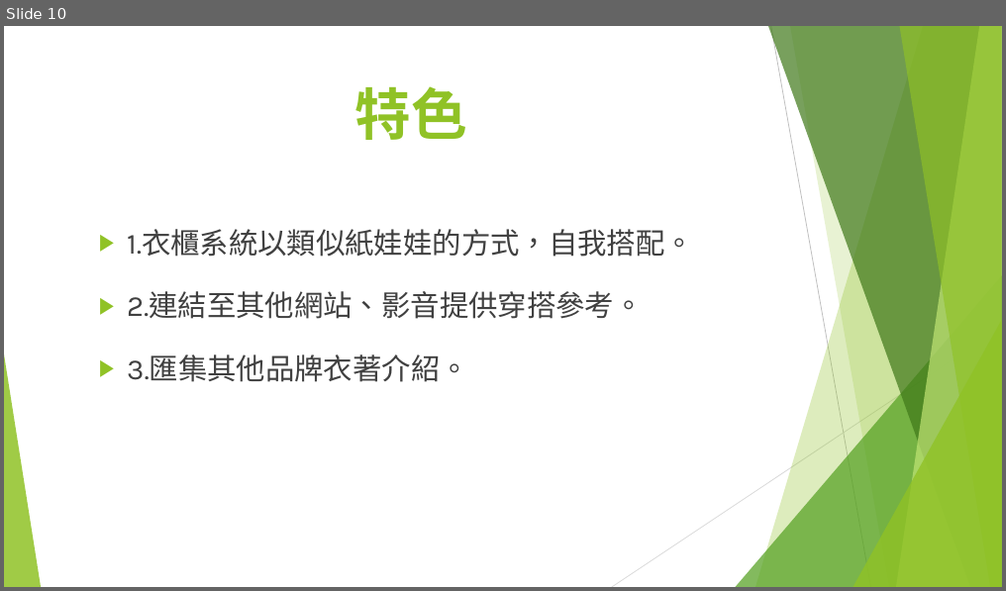
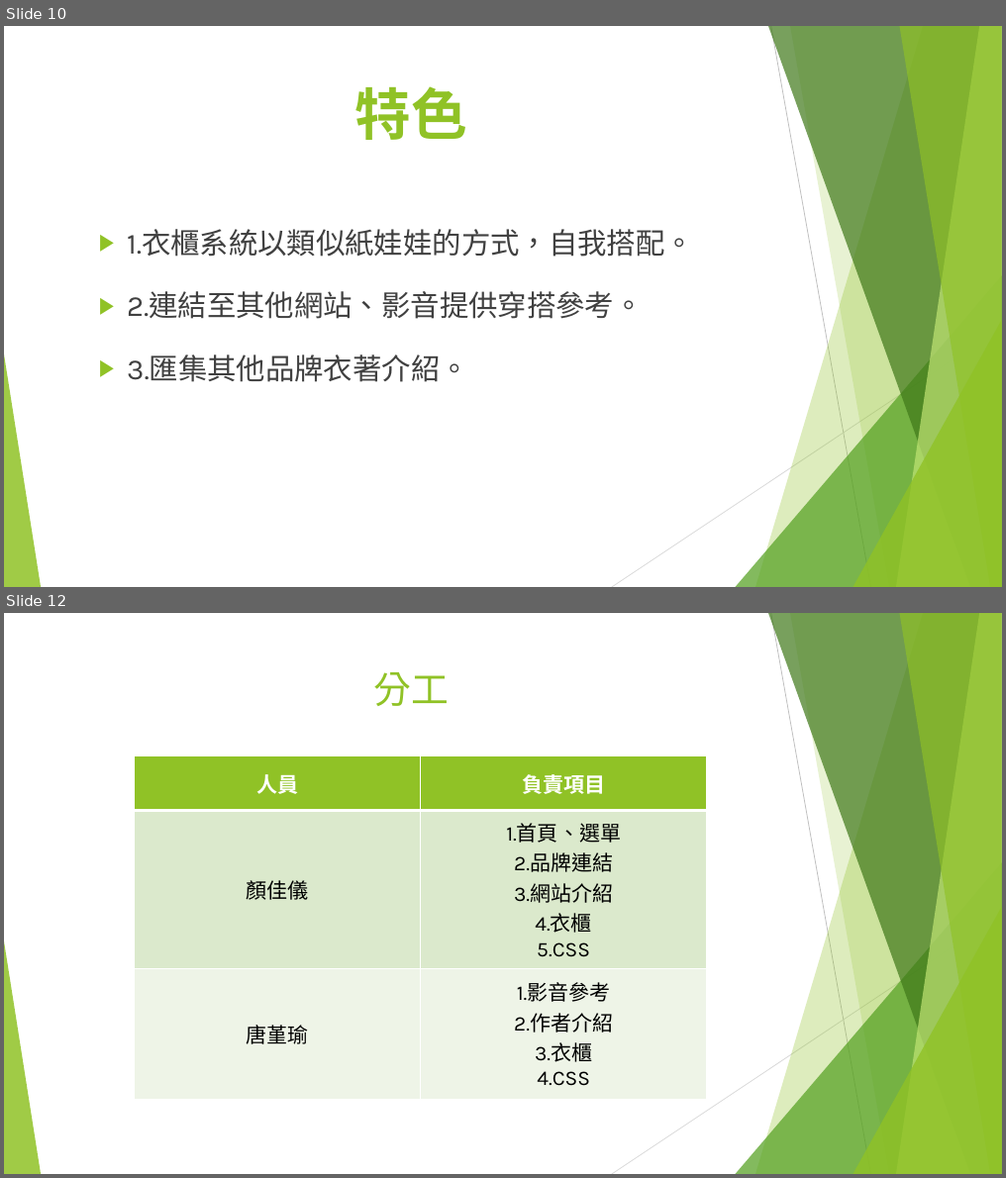
Before and after one commit to happy1103/SecretCloset, a slide deck: Webprograming/document/00457004+00457013.pptx. Shown one above the other, each under a label of ours: slide 10 before the commit, slides 10 and 12 after it; the slides between them are not shown. The pictures are 1006x591 and 1006x1178 pixels, drawn with LibreOffice and Linux fonts; fonts in the diff are those of the drawing. Boxes give left, top, right and bottom in pixels: in the first picture for what was removed or moved away, otherwise in the second. Text is boxed around its words. In the diff, an @@ line names an element or a change of style, - is before the commit and + after.

```diff
--- a/Webprograming/document/00457004+00457013.pptx
+++ b/Webprograming/document/00457004+00457013.pptx
@@ slide 12 added at <box>4,613,1002,1174</box>, background #FFFFFF; not listed: 10 template elements that a slide beside it also shows @@
@@ title added at <box>374,672,450,706</box>, 36 pt, text #90C226 @@
+分工
@@ table added at <box>135,756,706,1100</box>, 3 rows, 2 columns @@
+人員 | 負責項目
+顏佳儀 | 1.首頁、選單 / 2.品牌連結 / 3.網站介紹 / 4.衣櫃 / 5.CSS
+唐堇瑜 | 1.影音參考 / 2.作者介紹 / 3.衣櫃 / 4.CSS
```
Also in this commit, not shown: 9 slides changed, 1 other slide added.
